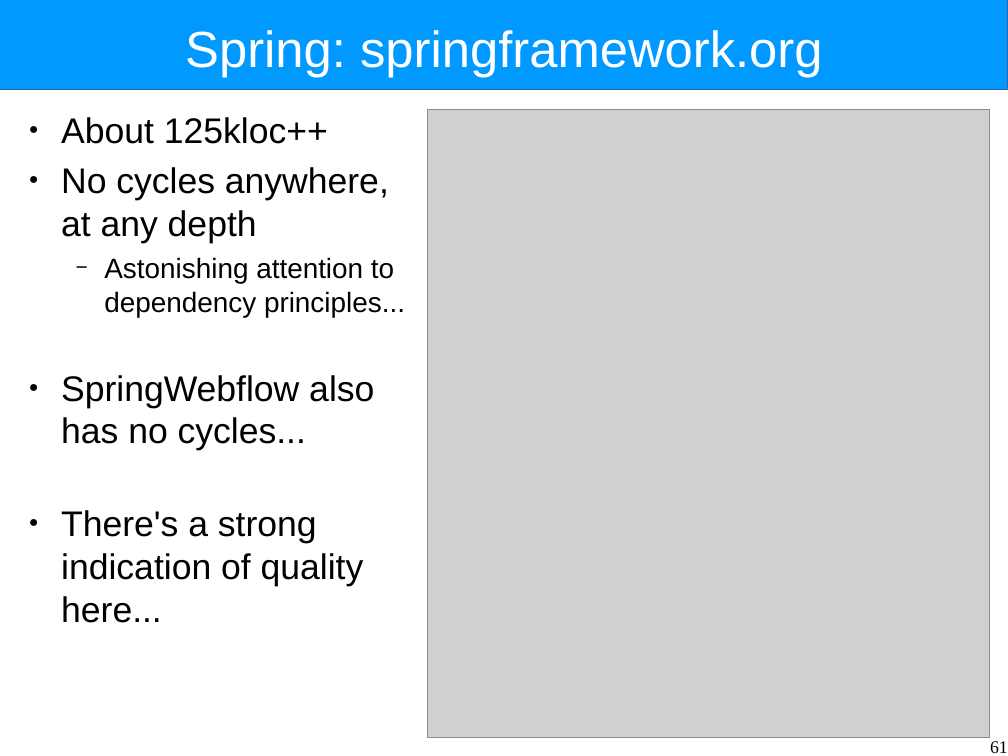
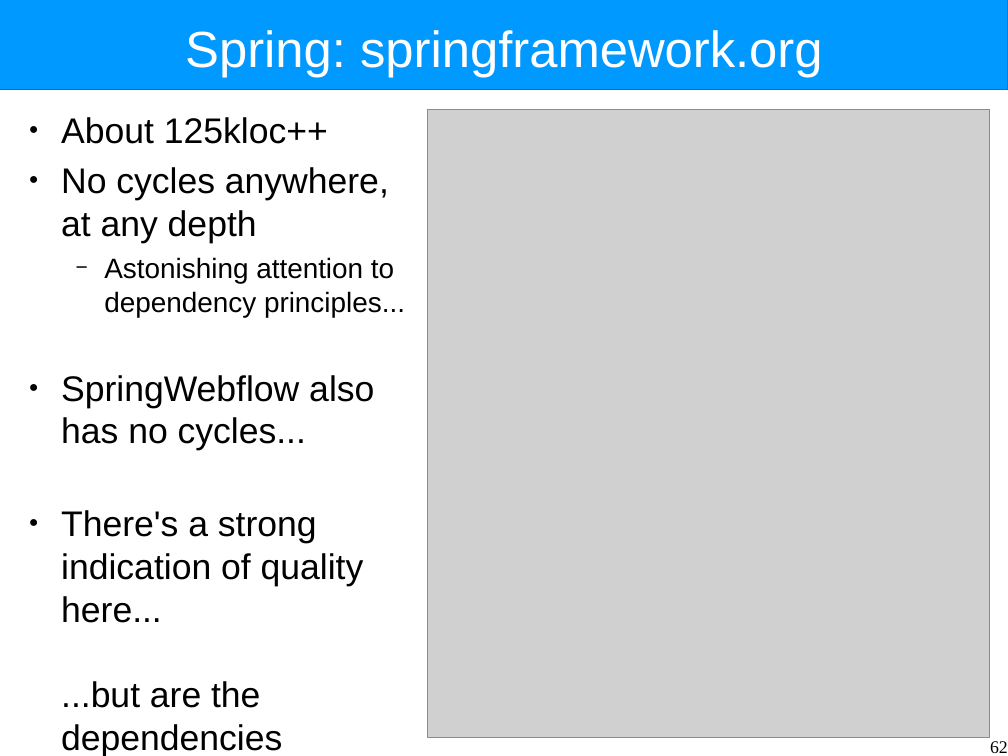
Before and after one commit to Intrinsarc/intrinsarc-evolve, a slide deck: slide 62 of Academic Work/lectures/system-structure.odp (slide 61 before the commit). Drawn at 1008x756 pixels with LibreOffice and Linux fonts; fonts in the diff are those of the drawing; grey boxes stand for pictures. Boxes give left, top, right and bottom in pixels: in the first picture for what was removed or moved away, otherwise in the second. Text is boxed around its words. In the diff, an @@ line names an element or a change of style, - is before the commit and + after.

```diff
--- a/Academic Work/lectures/system-structure.odp
+++ b/Academic Work/lectures/system-structure.odp
@@ text at [61, 510, 364, 756]: text changed @@
-● There's a strong indication of quality here...
+● There's a strong indication of quality here...
+  ...but are the dependencies hidden?!
@@ page number at [990, 741, 1008, 753]: text changed @@
-61
+62
```
Also in this commit, not shown: 13 other slides changed, 1 slide added, 9 other files.
